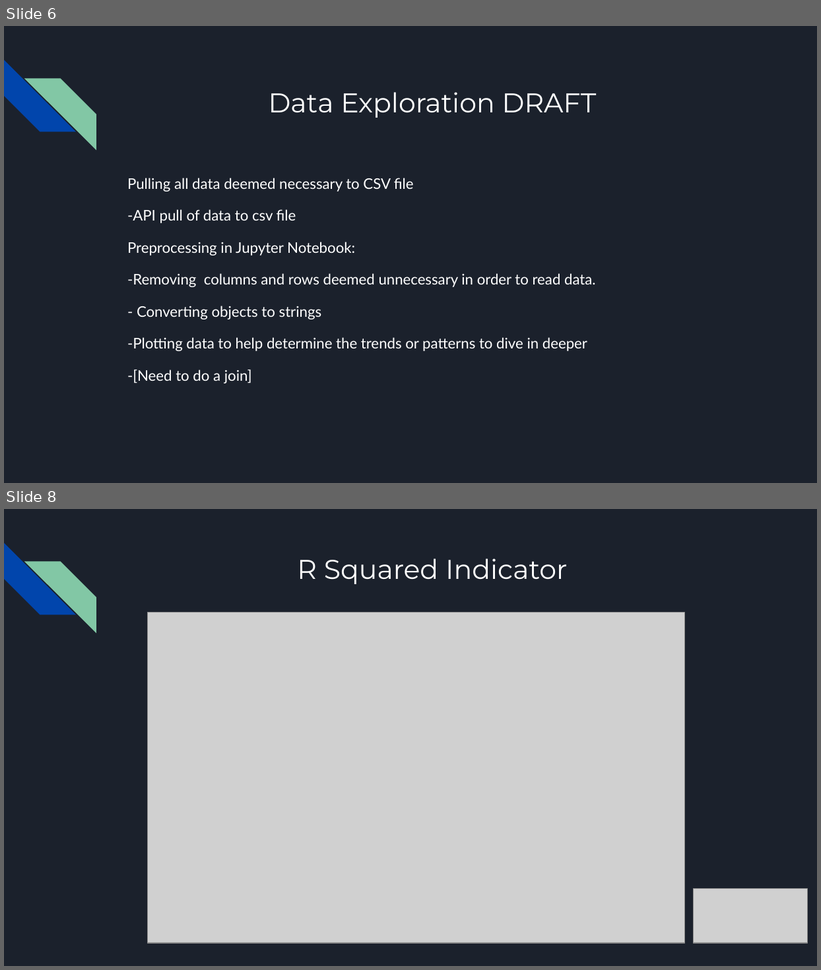
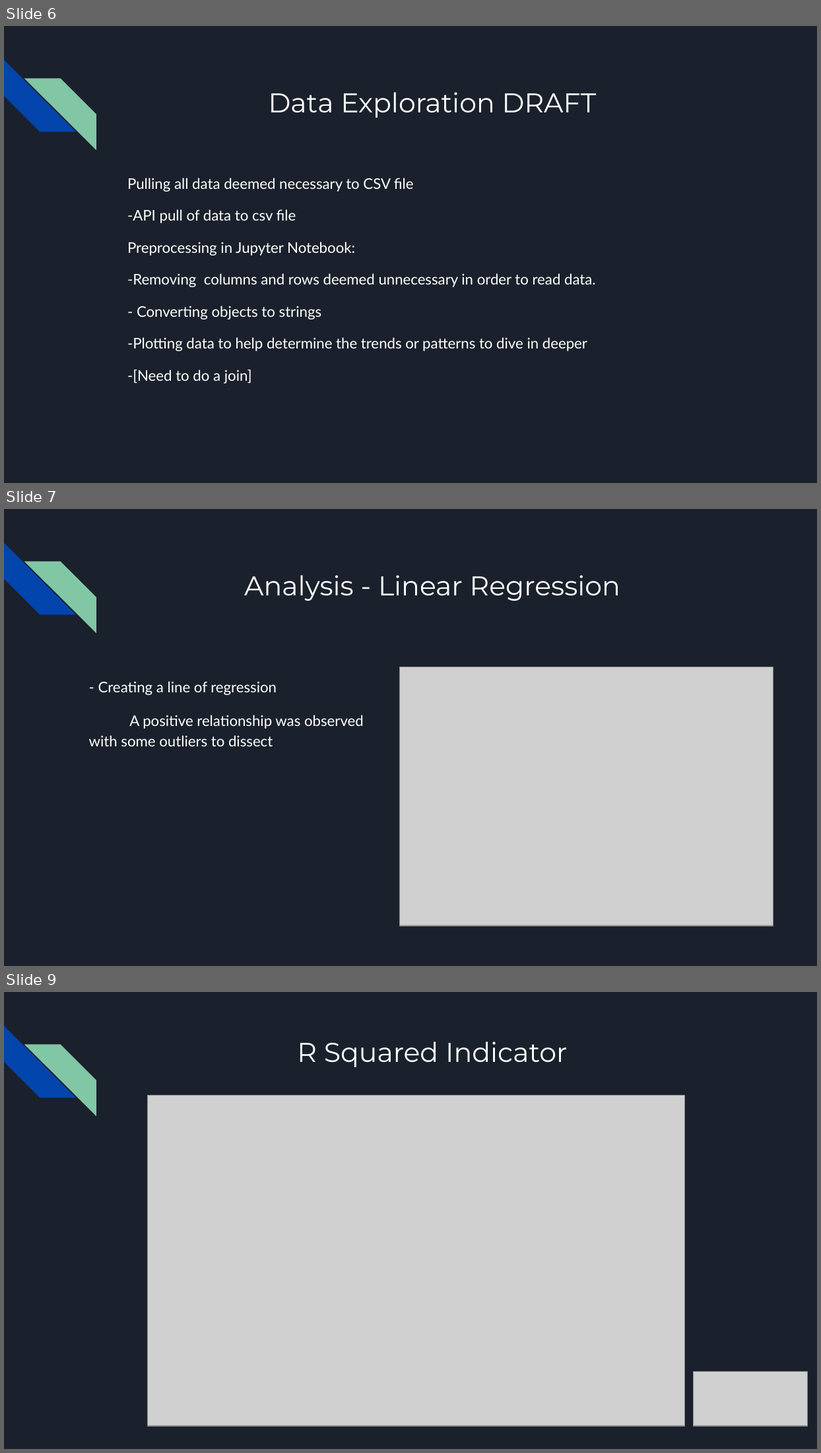
Before and after one commit to VickyCarlson/PCI_Growth, a slide deck: Effect of Educational Attainment on per Capita Growth by State.pptx. Shown one above the other, each under a label of ours: slides 6 and 8 before the commit, slides 6, 7 and 9 after it; the slides between them are not shown. The pictures are 821x970 and 821x1453 pixels, drawn with LibreOffice and Linux fonts; fonts in the diff are those of the drawing; grey boxes stand for pictures. Boxes give left, top, right and bottom in pixels: in the first picture for what was removed or moved away, otherwise in the second. Text is boxed around its words. In the diff, an @@ line names an element or a change of style, - is before the commit and + after.

```diff
--- a/Effect of Educational Attainment on per Capita Growth by State.pptx
+++ b/Effect of Educational Attainment on per Capita Growth by State.pptx
@@ slide 7 added at <box>4,509,817,966</box>, background #1B212C; not listed: 2 template elements that a slide beside it also shows @@
@@ title added at <box>244,575,620,601</box>, 24 pt, text #FFFFFF @@
+Analysis - Linear Regression
@@ text added at <box>89,681,364,747</box>, 13 pt, text #FFFFFF @@
+- Creating a line of regression
+A positive relationship was observed with some outliers to dissect
@@ picture added at <box>399,667,772,926</box> @@
@@ what was slide 8 is now slide 9 @@
```
Also in this commit, not shown: 2 slides changed, 1 other file.
